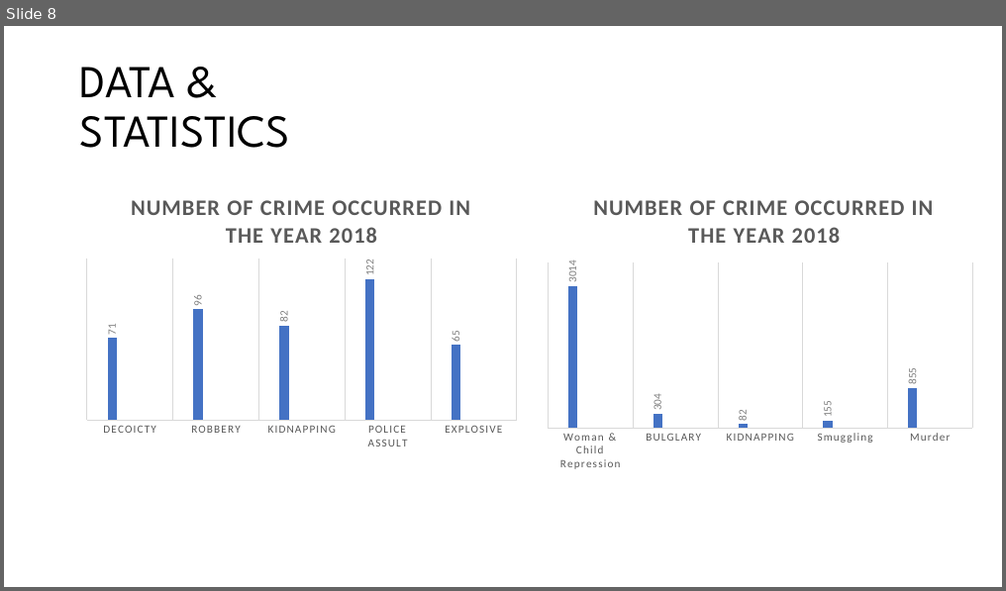
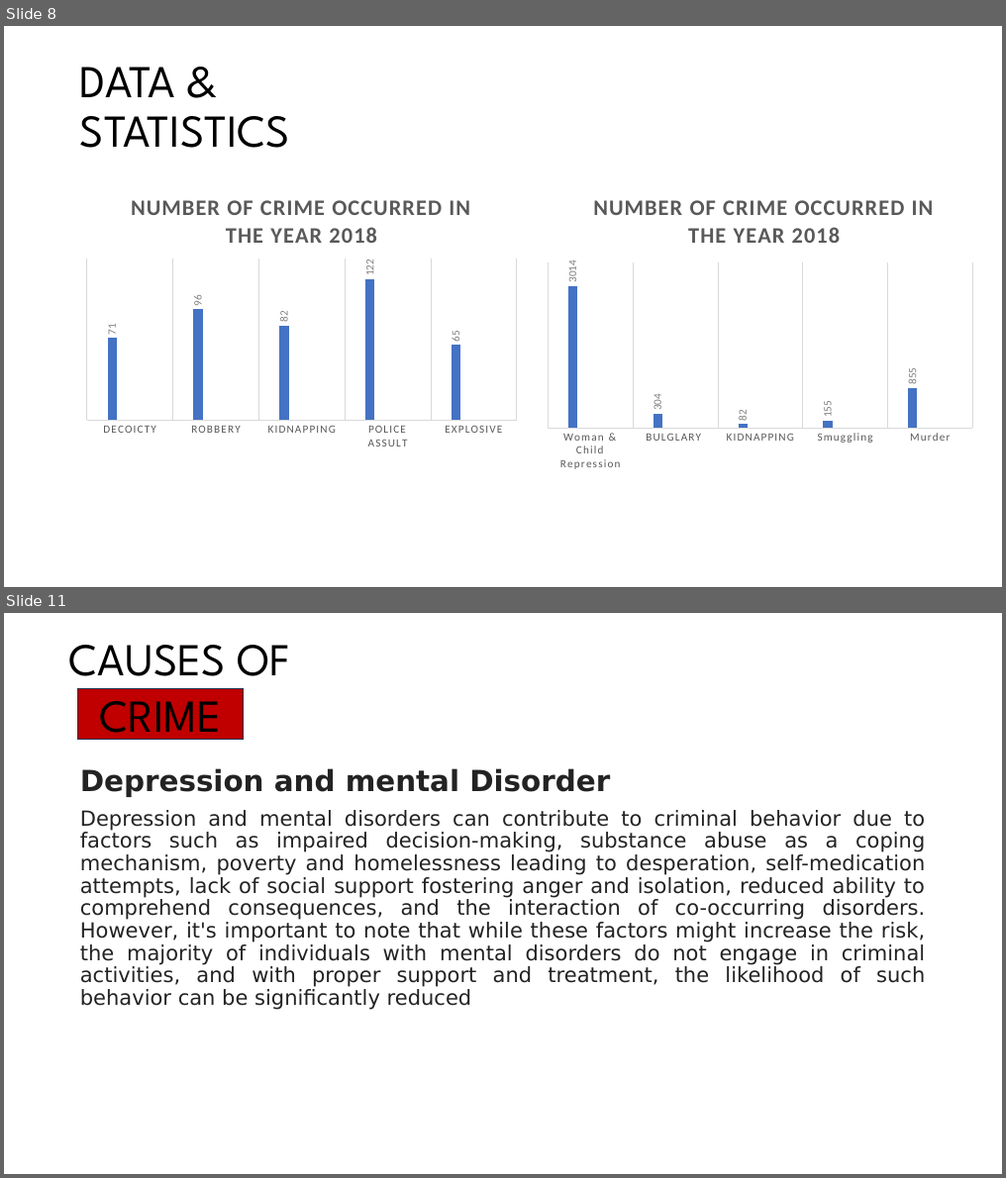
Before and after one commit to Tishat2247019/SUMMER-22-23, a slide deck: BGS/FINAL PRESENTATION/CRIME IN DHAKA CITY.pptx. Shown one above the other, each under a label of ours: slide 8 before the commit, slides 8 and 11 after it; the slides between them are not shown. The pictures are 1006x591 and 1006x1178 pixels, drawn with LibreOffice and Linux fonts; fonts in the diff are those of the drawing. Boxes give left, top, right and bottom in pixels: in the first picture for what was removed or moved away, otherwise in the second. Text is boxed around its words. In the diff, an @@ line names an element or a change of style, - is before the commit and + after.

Commit message:
added causes & impact on society slides

```diff
--- a/BGS/FINAL PRESENTATION/CRIME IN DHAKA CITY.pptx
+++ b/BGS/FINAL PRESENTATION/CRIME IN DHAKA CITY.pptx
@@ slide 11 added at (4, 613, 1002, 1174), background #FFFFFF @@
@@ title added at (69, 645, 290, 690), 44 pt, text #000000 @@
+CAUSES OF
@@ rectangle added at (78, 689, 244, 740), fill #C00000, outline #1E3256 1 pt, 44 pt, text #000000 @@
+CRIME
@@ text added at (80, 768, 926, 1010), 20 pt, text #232323 @@
+Depression and mental Disorder
+Depression and mental disorders can contribute to criminal behavior due to factors such as impaired decision-making, substance abuse as a coping mechanism, poverty and homelessness leading to desperation, self-medication attempts, lack of social support fostering anger and isolation, reduced ability to comprehend consequences, and the interaction of co-occurring disorders. However, it's important to note that while these factors might increase the risk, the majority of individuals with mental disorders do not engage in criminal activities, and with proper support and treatment, the likelihood of such behavior can be significantly reduced
```
Also in this commit, not shown: 8 other slides added.
